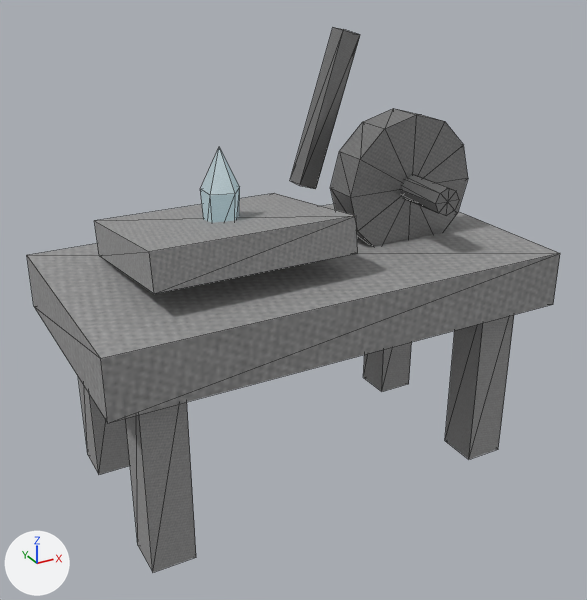
Before and after pictures for a commit that changed the glTF model assets/models/glb/rune-engraver.glb.
The view is the same before and after, from a 50 mm camera at (-1.053, -1.91, 1.473) aimed at (-0.02, -0.032, 0.534). Lighting does not change. The marker at lower left points along +X, +Y and +Z. The older version comes first. Mesh edges are drawn as thin lines. Vertices at exactly the same position are counted once.

Script lines for the objects in view, before the commit:
```python
ob_engraving_wheel = bpy.data.objects.new('engraving-wheel', me_engraving_wheel)
ob_engraving_wheel.location = (0.36, 0.0, 0.82)
ob_focus_chip = bpy.data.objects.new('focus-chip', me_focus_chip)
ob_focus_chip.location = (-0.215, 0.0, 0.862)
ob_leg__0_52__0_24 = bpy.data.objects.new('leg--0.52--0.24', me_leg__0_52__0_24)
ob_leg__0_52__0_24.location = (-0.52, 0.24, 0.27)
ob_stylus_arm = bpy.data.objects.new('stylus-arm', me_stylus_arm)
ob_stylus_arm.location = (0.2, 0.18, 1.02)
ob_tablet = bpy.data.objects.new('tablet', me_tablet)
ob_tablet.location = (-0.22, 0.0, 0.75)
ob_wheel_axle = bpy.data.objects.new('wheel-axle', me_wheel_axle)
ob_wheel_axle.location = (0.36, 0.0, 0.82)
# also in view: 'bench' at (0.0, 0.0, 0.58); 'leg-0.52--0.24' at (0.52, 0.24, 0.27); 'leg-0.52-0.24' at (0.52, -0.24, 0.27); 'leg--0.52-0.24' at (-0.52, -0.24, 0.27)
```
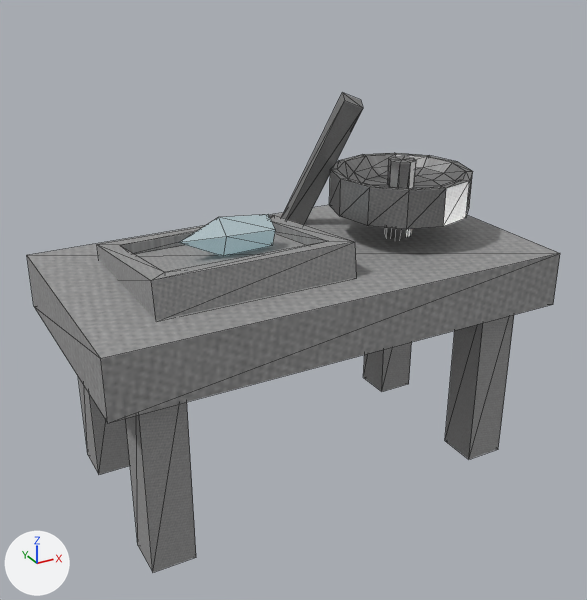
Where the change shows, as pixel boxes [x1, y1, x2, y2] in the pictures (587 x 600 px):
'tablet', reshaped, moved: before [94, 193, 358, 294]; after [97, 215, 357, 320]
'engraving-wheel', reshaped, moved, turned: before [330, 109, 468, 246]; after [329, 153, 473, 229]
'stylus-arm', moved, turned: before [290, 28, 360, 189]; after [281, 93, 363, 225]
'focus-chip', moved, turned: before [200, 147, 240, 223]; after [179, 214, 275, 256]
'wheel-axle', moved, turned: before [400, 174, 459, 216]; after [385, 157, 416, 238]
part 1 of me_tablet, cut back: before [95, 193, 356, 252]; after [98, 215, 355, 281]
part 2 of me_engraving_wheel, cut back: before [351, 115, 468, 246]; after [330, 153, 473, 191]

Diff of the bpy script that builds the scene:
```diff
--- a/assets/models/glb/rune-engraver.glb.py
+++ b/assets/models/glb/rune-engraver.glb.py
@@ me_tablet @@
 # used by ob_tablet; location = (-0.22, 0.0, 0.75)
-me_tablet.from_pydata(...)  # 8 vertices, 12 faces; spans x -0.28..0.28, y -0.234..0.234, z -0.078..0.078
+me_tablet.from_pydata(...)  # 16 vertices, 28 faces; spans x -0.28..0.28, y -0.234..0.234, z -0.078..0.078
+# me_tablet part 1
+# 2 faces are deleted
+# 8 vertices are added at x -0.229..0.229, y -0.176..0.184, z -0.004..0.071
+# 18 new faces join them
 me_tablet.materials.append(mat_magenheim_world_artifact_rune_engraver_stone_stone)
@@ me_engraving_wheel @@
 # used by ob_engraving_wheel; location = (0.36, 0.0, 0.82)
-me_engraving_wheel.from_pydata(...)  # 26 vertices, 48 faces; spans x -0.21..0.21, y -0.055..0.055, z -0.21..0.21
+me_engraving_wheel.from_pydata(...)  # 62 vertices, 120 faces; spans x -0.21..0.21, y -0.055..0.055, z -0.21..0.21
+# me_engraving_wheel part 2
+# 1 vertex is removed from x 0.0, y -0.055, z 0.0
+# 12 faces are deleted
+# 37 vertices are added at x -0.189..0.189, y -0.055..-0.008, z -0.189..0.189
+# 84 new faces join them
 me_engraving_wheel.materials.append(mat_magenheim_world_artifact_rune_engraver_bronze_stone)
@@ ob_tablet @@
 ob_tablet = bpy.data.objects.new('tablet', me_tablet)
-ob_tablet.location = (-0.22, 0.0, 0.75)
+ob_tablet.location = (-0.22, 0.0, 0.679)
@@ ob_engraving_wheel @@
 ob_engraving_wheel = bpy.data.objects.new('engraving-wheel', me_engraving_wheel)
-ob_engraving_wheel.location = (0.36, 0.0, 0.82)
+ob_engraving_wheel.location = (0.36, 0.0, 0.804)
+ob_engraving_wheel.rotation_euler = (-1.557, 0.0, 0.0)  # degrees (-89, 0, 0)
@@ ob_wheel_axle @@
 ob_wheel_axle = bpy.data.objects.new('wheel-axle', me_wheel_axle)
-ob_wheel_axle.location = (0.36, 0.0, 0.82)
+ob_wheel_axle.location = (0.36, 0.0, 0.671)
+ob_wheel_axle.rotation_euler = (-1.557, 0.0, 0.0)  # degrees (-89, 0, 0)
@@ ob_stylus_arm @@
 ob_stylus_arm = bpy.data.objects.new('stylus-arm', me_stylus_arm)
-ob_stylus_arm.location = (0.2, 0.18, 1.02)
+ob_stylus_arm.location = (0.188, 0.18, 0.85)
+ob_stylus_arm.rotation_euler = (0.243, 0.0763, -0.424)  # degrees (14, 4.4, -24)
@@ ob_focus_chip @@
 ob_focus_chip = bpy.data.objects.new('focus-chip', me_focus_chip)
-ob_focus_chip.location = (-0.215, 0.0, 0.862)
+ob_focus_chip.location = (-0.215, 0.0, 0.755)
+ob_focus_chip.rotation_euler = (0.0, -1.538, 0.0)  # degrees (0, -88, 0)
```
